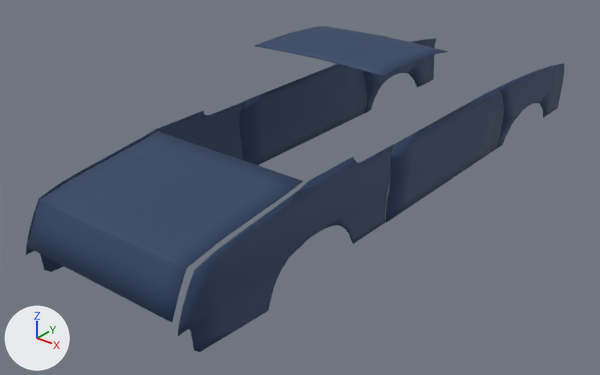
A saved change to the OBJ model src/resources/Graphics/body.obj.
Rendered twice from a camera (50 mm lens) standing at (3.22, -3.37, 2.74) and looking at (-0.18, 0.87, 0.11). Every picture has the same lights, and +X, +Y and +Z are marked at lower left. Where no turn or scale is listed for an object, it has been applied to the vertices.

Names of what the first picture shows: 'Hood.000_Plane.029', 'Hood.005_Plane.032', 'Hood.006_Plane.033', 'Hood.008_Plane.034', 'TrunkLid_Plane.002'.
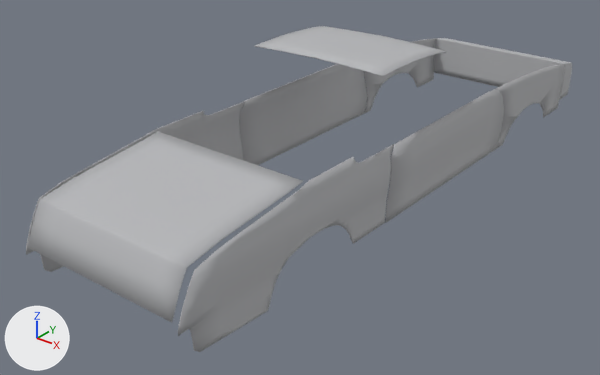
Edits to the scene script, one JSON object a line:
```json
{"op": "set", "path": "mat_paint.base_color", "old": "(0.0231, 0.0516, 0.126)", "new": "(0.472, 0.477, 0.492)", "note": "dark blue #2a4063 -> grey #b7b8ba"}
{"op": "add", "block": "me_cube_002_cube_011", "code": ["me_cube_002_cube_011 = bpy.data.meshes.new('Cube.002_Cube.011')", "me_cube_002_cube_011.from_pydata(...)  # 1608 vertices, 3188 faces; spans x -0.651..0.652, y 3.532..3.742, z 0.216..0.555", "me_cube_002_cube_011.materials.append(mat_paint)  # grey #b7b8ba"]}
{"op": "add", "block": "ob_cube_002_cube_011", "code": ["ob_cube_002_cube_011 = bpy.data.objects.new('Cube.002_Cube.011', me_cube_002_cube_011)", "ob_cube_002_cube_011.location = (0.0, 0.0, 0.0)"]}
```

Location of each change, (x1, y1, x2, y2) in pixels of the pictures (600 x 375 px):
```json
{"object": "TrunkLid_Plane.002", "change": "recoloured", "before": [28, 131, 303, 322], "after": [28, 131, 303, 322], "on screen": "blue to grey"}
{"object": "Hood.000_Plane.029", "change": "recoloured", "before": [26, 101, 394, 352], "after": [26, 101, 394, 352], "on screen": "blue to grey"}
{"object": "Hood.008_Plane.034", "change": "recoloured", "before": [239, 64, 504, 223], "after": [239, 64, 504, 223], "on screen": "blue to grey"}
{"object": "Hood.006_Plane.033", "change": "recoloured", "before": [255, 26, 448, 76], "after": [255, 26, 448, 76], "on screen": "blue to grey"}
{"object": "Cube.002_Cube.011", "change": "added", "after": [434, 38, 572, 100]}
{"object": "Hood.005_Plane.032", "change": "recoloured", "before": [364, 38, 565, 149], "after": [364, 38, 565, 149], "on screen": "blue to grey"}
```
